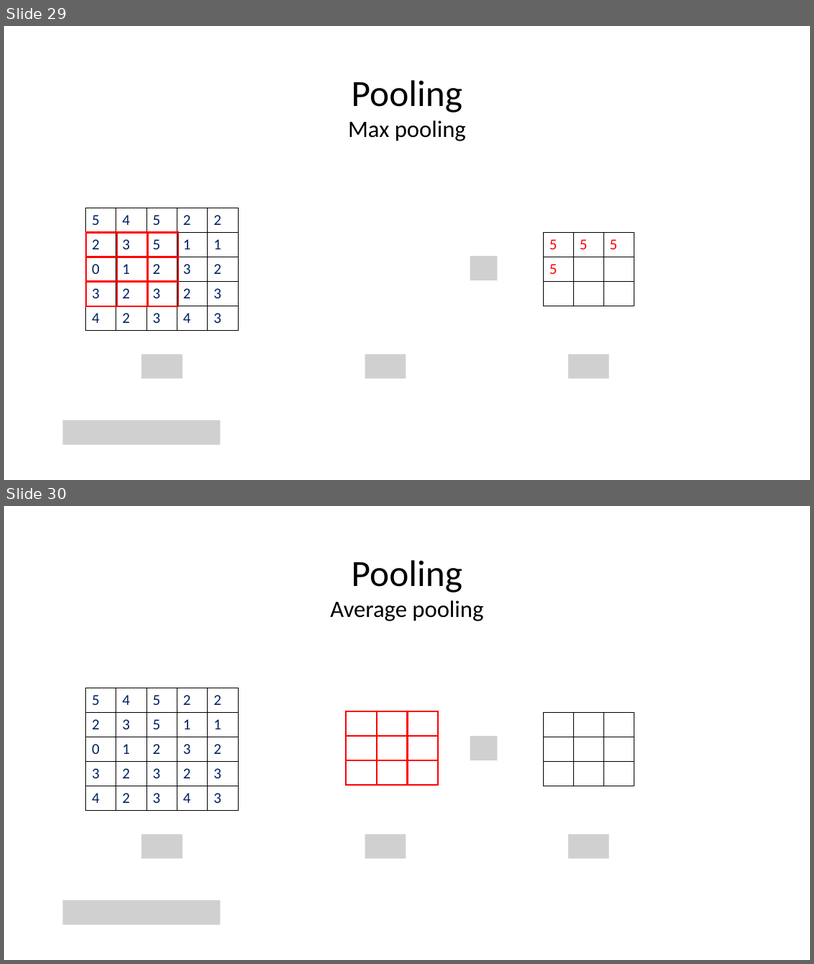
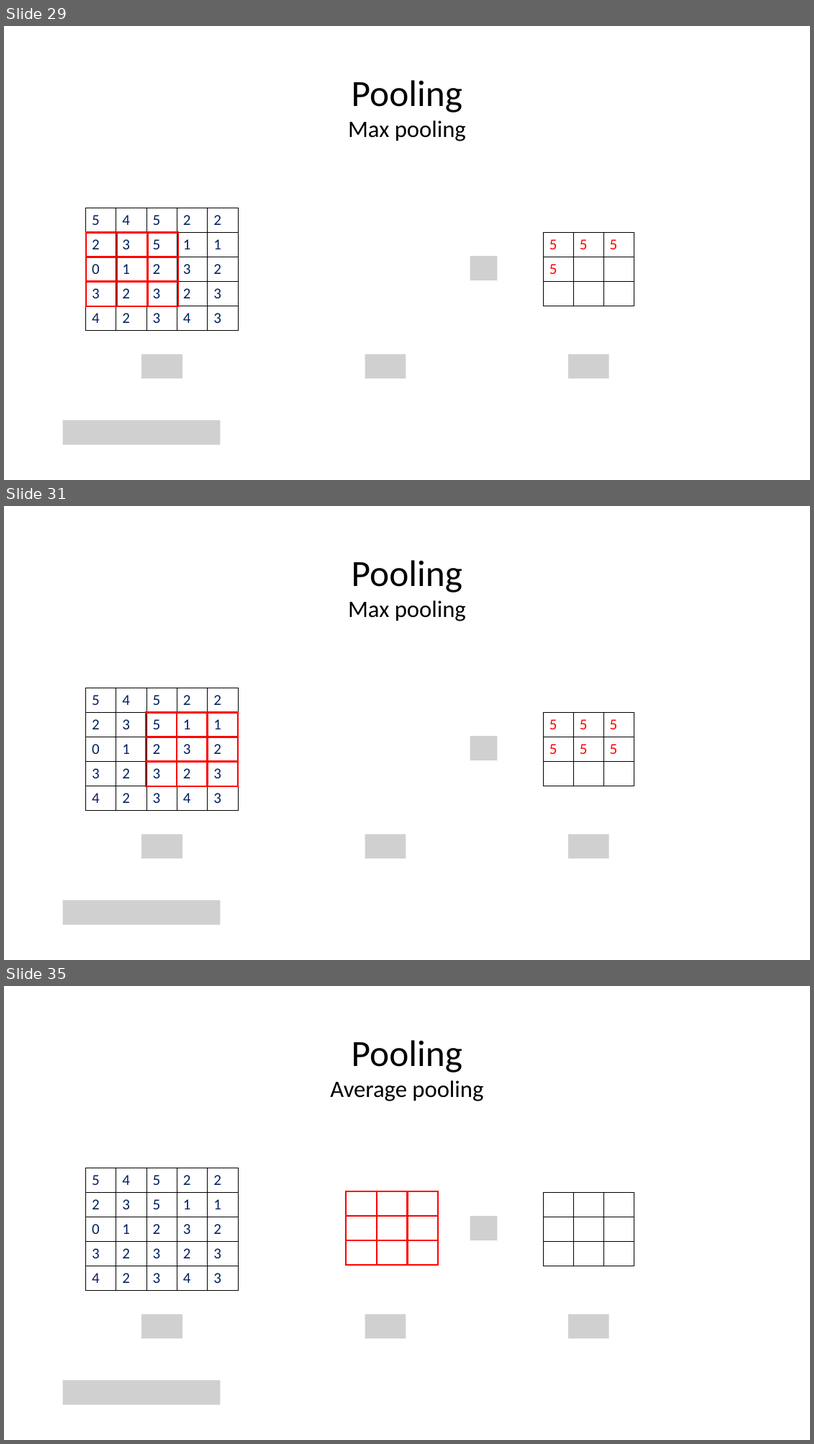
Before and after one commit to zkgz/lr, a slide deck: 7/cnn2.pptx. Shown one above the other, each under a label of ours: slides 29 and 30 before the commit, slides 29, 31 and 35 after it; the slides between them are not shown. The pictures are 814x964 and 814x1444 pixels, drawn with LibreOffice and Linux fonts; fonts in the diff are those of the drawing; grey boxes stand for pictures. Boxes give left, top, right and bottom in pixels: in the first picture for what was removed or moved away, otherwise in the second. Text is boxed around its words. In the diff, an @@ line names an element or a change of style, - is before the commit and + after.

```diff
--- a/7/cnn2.pptx
+++ b/7/cnn2.pptx
@@ slide 31 added at (4,506,810,960), background #FFFFFF @@
@@ title added at (352,560,463,592), 44 pt, text #000000 @@
+Pooling
@@ text added at (348,600,466,621), 28 pt, text #000000 @@
+Max pooling
@@ table added at (85,687,237,811), 5 rows, 5 columns @@
+5 | 4 | 5 | 2 | 2
+2 | 3 | 5 | 1 | 1
+0 | 1 | 2 | 3 | 2
+3 | 2 | 3 | 2 | 3
+4 | 2 | 3 | 4 | 3
@@ table added at (146,713,239,786), 3 rows, 3 columns @@
+ |  | 
+ |  | 
+ |  | 
@@ table added at (543,713,634,785), 3 rows, 3 columns @@
+5 | 5 | 5
+5 | 5 | 5
+ |  | 
@@ picture added at (471,736,498,760) @@
@@ picture added at (142,834,183,858) @@
@@ picture added at (365,834,406,858) @@
@@ picture added at (568,834,610,858) @@
@@ picture added at (63,900,220,924) @@
@@ what was slide 30 is now slide 35 @@
```
Also in this commit, not shown: 8 other slides added, 1 other file.
